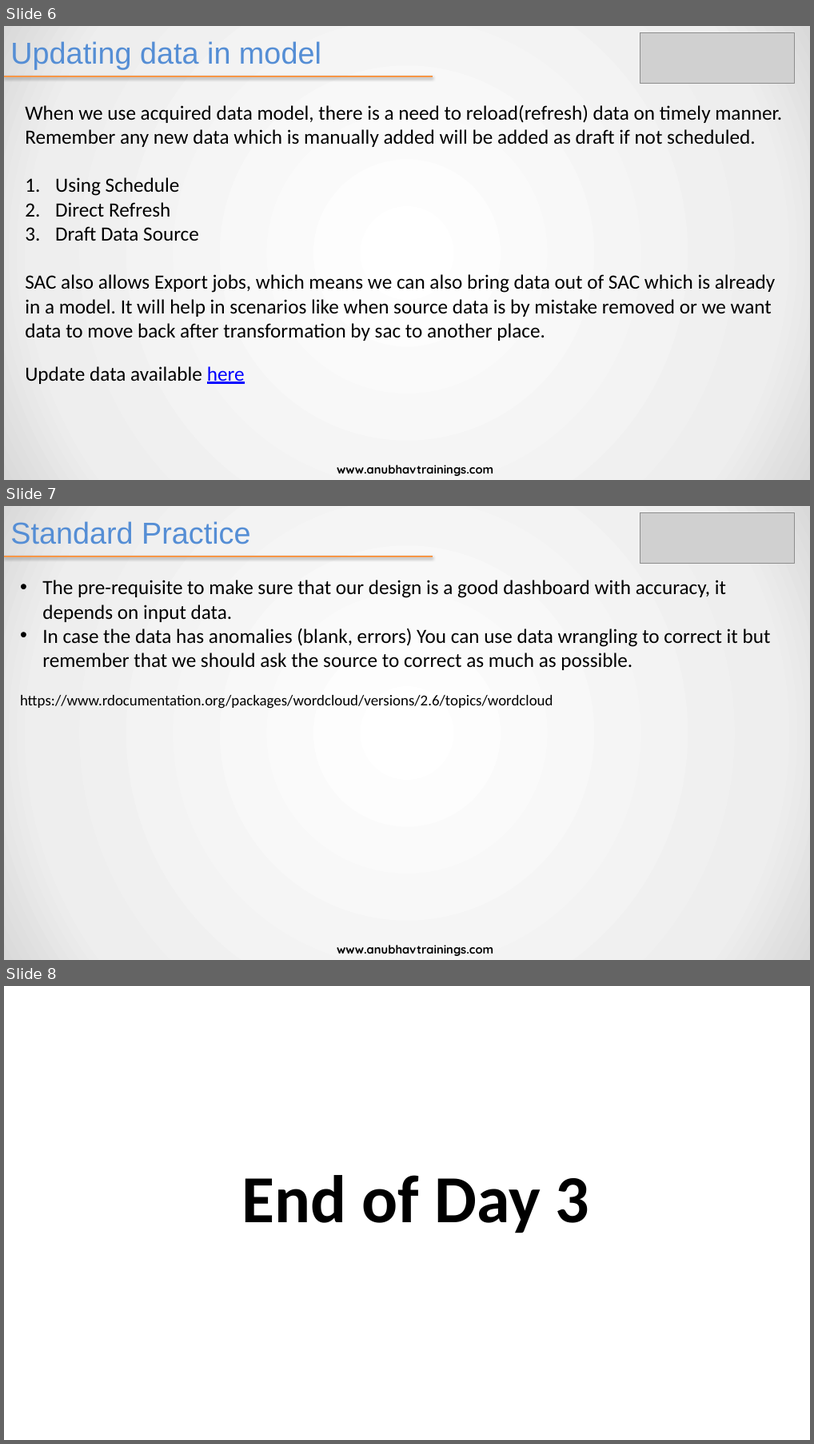
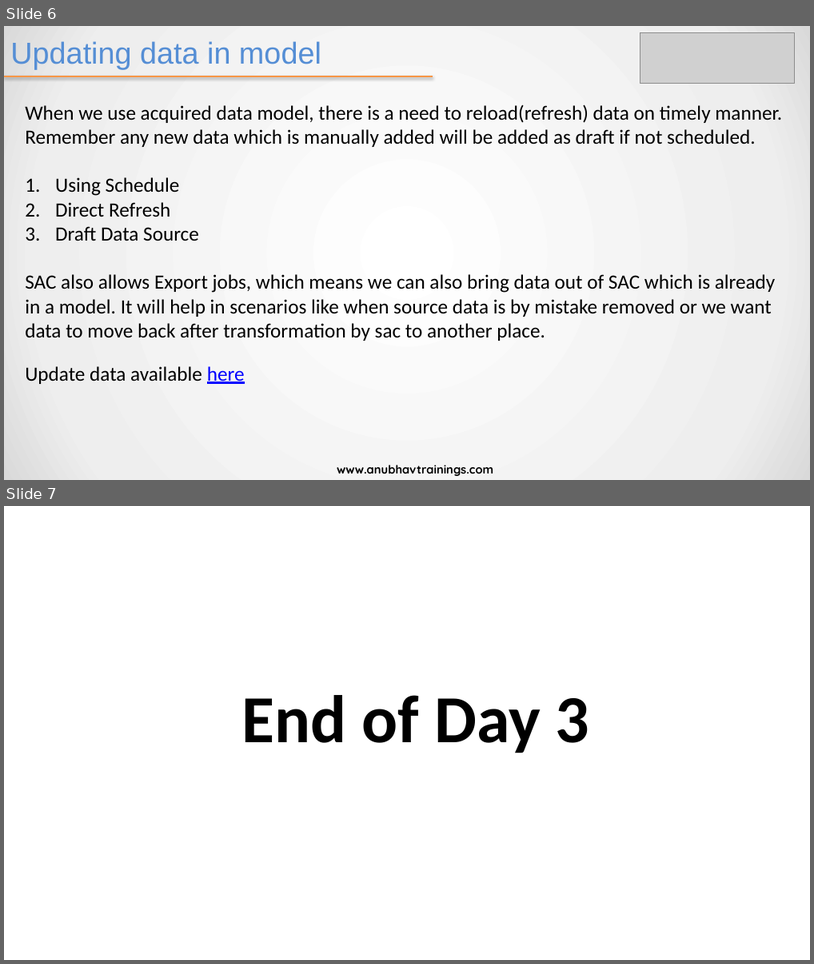
Before and after one commit to samui5/saccorptraining, a slide deck: day 3/SAC_Training Day 3.pptx. Shown one above the other, each under a label of ours: slides 6, 7 and 8 before the commit, slides 6 and 7 after it. The pictures are 814x1444 and 814x964 pixels, drawn with LibreOffice and Linux fonts; fonts in the diff are those of the drawing; grey boxes stand for pictures. Boxes give left, top, right and bottom in pixels: in the first picture for what was removed or moved away, otherwise in the second. Text is boxed around its words. In the diff, an @@ line names an element or a change of style, - is before the commit and + after.

```diff
--- a/day 3/SAC_Training Day 3.pptx
+++ b/day 3/SAC_Training Day 3.pptx
@@ slide 7 removed at [4,506,810,960], background gradient #FFFFFF to #EEEEEE to #D9D9D9 @@
@@ title removed at [10,521,250,544] @@
-Standard Practice
@@ picture removed at [641,513,795,564] @@
@@ line removed from (4, 557) to (433, 557) @@
@@ text removed at [42,580,771,670] @@
-• The pre-requisite to make sure that our design is a good dashboard with accuracy, it depends on input data.
-• In case the data has anomalies (blank, errors) You can use data wrangling to correct it but remember that we should ask the source to correct as much as possible.
@@ text removed at [20,695,554,708] @@
-https://www.rdocumentation.org/packages/wordcloud/versions/2.6/topics/wordcloud
@@ text removed at [337,944,494,956] @@
-www.anubhavtrainings.com
@@ what was slide 8 is now slide 7 @@
```
Also in this commit, not shown: 9 other files.
